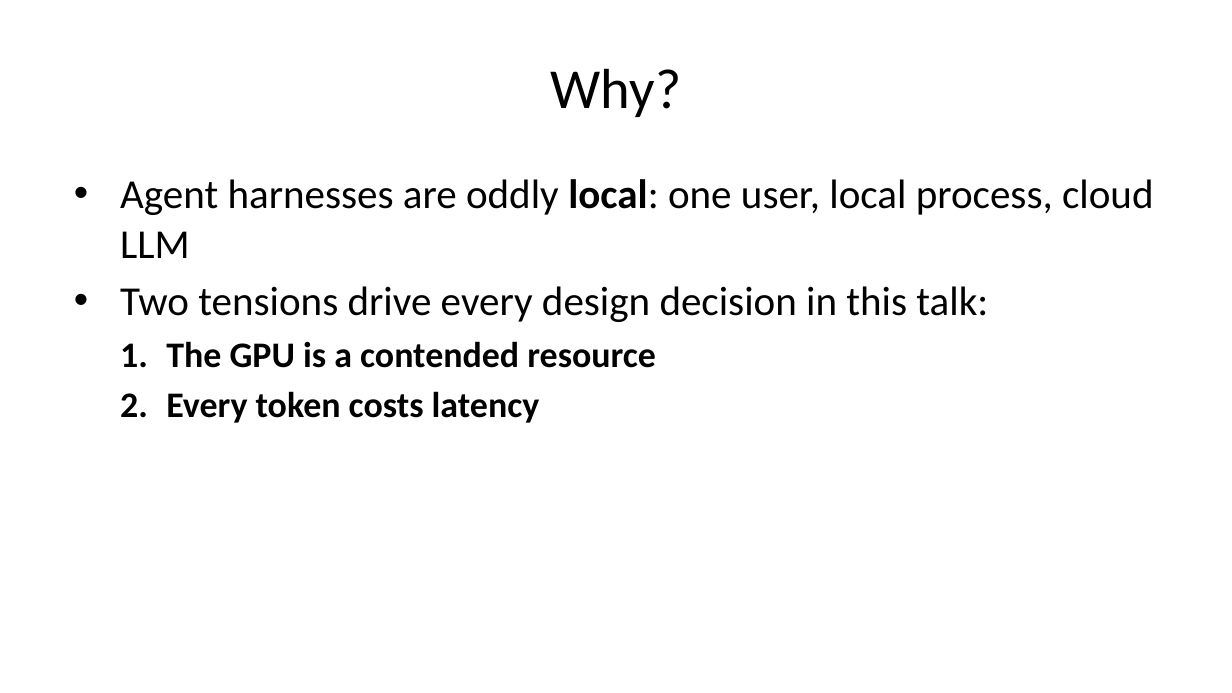
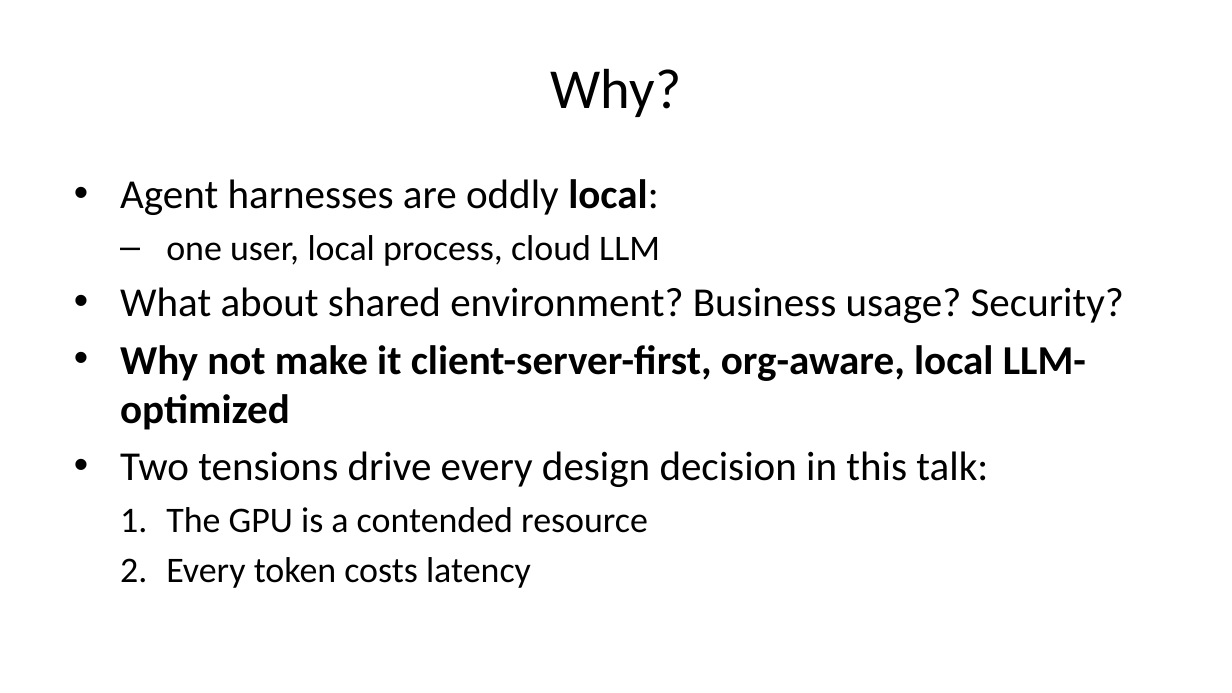
Before and after one commit to ivoras/harlequin, a slide deck: slide 2 of docs/croai2026/slides-pptx.pptx. Drawn at 1232x693 pixels with LibreOffice and Linux fonts; fonts in the diff are those of the drawing. Boxes give left, top, right and bottom in pixels: in the first picture for what was removed or moved away, otherwise in the second. Text is boxed around its words. In the diff, an @@ line names an element or a change of style, - is before the commit and + after.

```diff
--- a/docs/croai2026/slides-pptx.pptx
+++ b/docs/croai2026/slides-pptx.pptx
@@ text at (120,179,1124,430): text changed @@
-• Agent harnesses are oddly local: one user, local process, cloud LLM
+• Agent harnesses are oddly local:
+  – one user, local process, cloud LLM
+• What about shared environment? Business usage? Security?
+• Why not make it client-server-first, org-aware, local LLM-optimized
@@ text at (166,507,648,588): bold off in "The GPU is a contended resource", "Every token costs latency" @@
```
Also in this commit, not shown: 6 other slides changed, 1 slide added, 1 slide removed, 1 other file.
